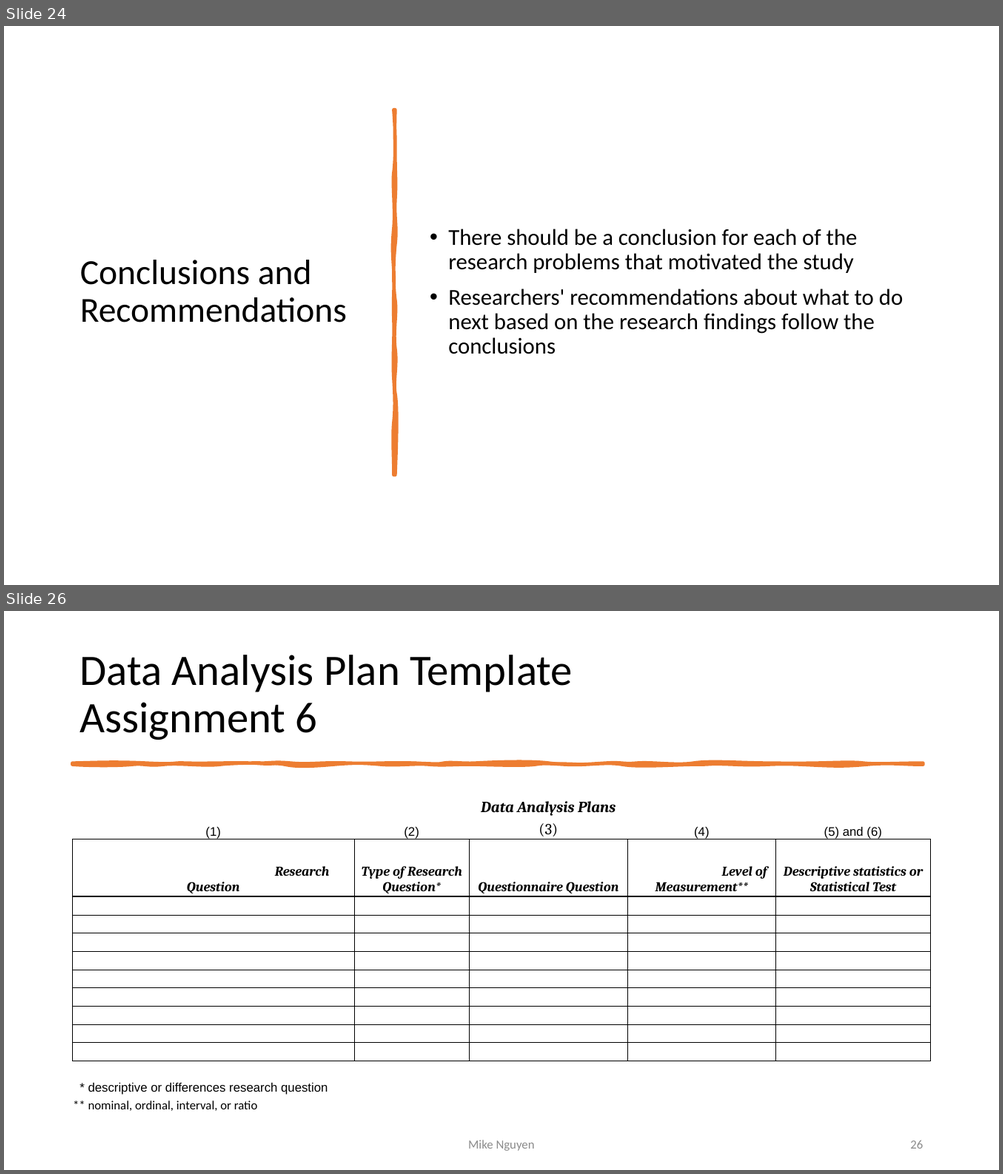
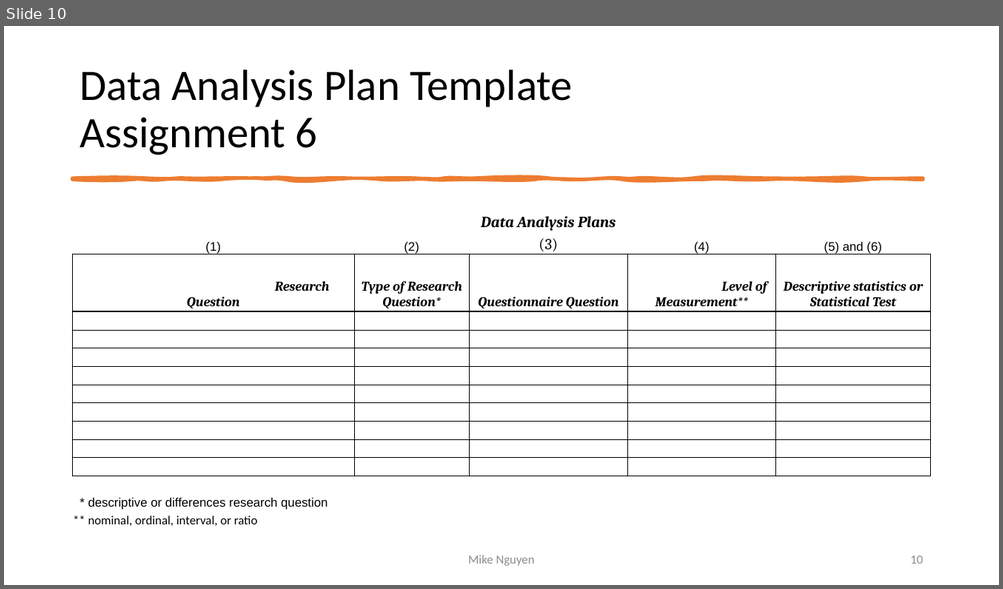
Before and after one commit to mikenguyen13/mar4050, a slide deck: lectures/10/2_Research Presentation.pptx. Shown one above the other, each under a label of ours: slides 24 and 26 before the commit, slide 10 after it; the slides between them are not shown. The pictures are 1003x1174 and 1003x589 pixels, drawn with LibreOffice and Linux fonts; fonts in the diff are those of the drawing. Boxes give left, top, right and bottom in pixels: in the first picture for what was removed or moved away, otherwise in the second. Text is boxed around its words. In the diff, an @@ line names an element or a change of style, - is before the commit and + after.

```diff
--- a/lectures/10/2_Research Presentation.pptx
+++ b/lectures/10/2_Research Presentation.pptx
@@ slide 24 removed at [4, 26, 999, 585], background #FFFFFF @@
@@ freeform shape removed at [393, 110, 395, 475] @@
@@ text removed at [448, 229, 902, 355] @@
-• There should be a conclusion for each of the research problems that motivated the study
-• Researchers' recommendations about what to do next based on the research findings follow the conclusions
@@ title removed at [80, 260, 347, 323] @@
-Conclusions and Recommendations
@@ what was slide 26 is now slide 10 @@
@@ page number at [910, 556, 922, 564]: text changed @@
-26
+10
```
Also in this commit, not shown: 16 other slides removed, 8 other files.
